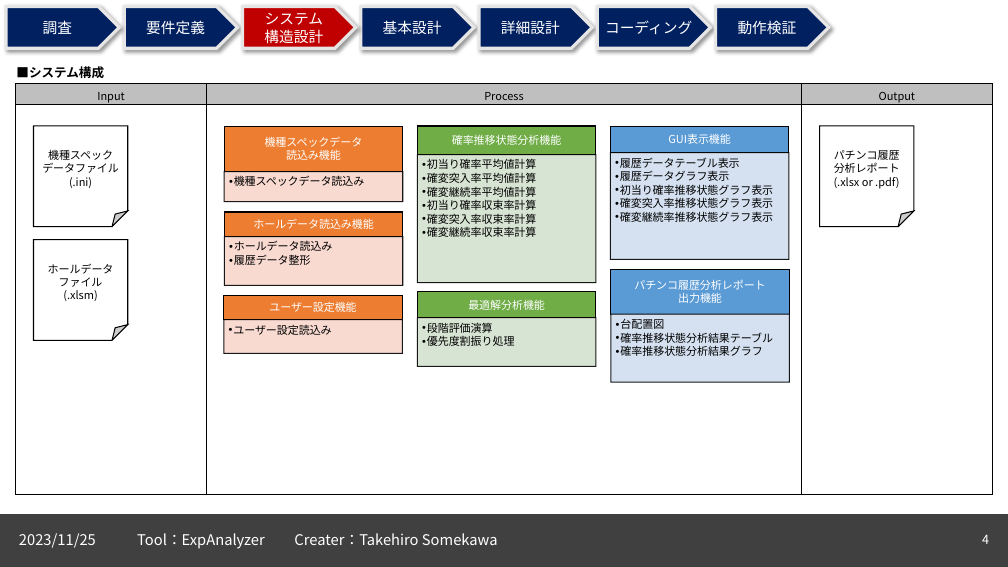
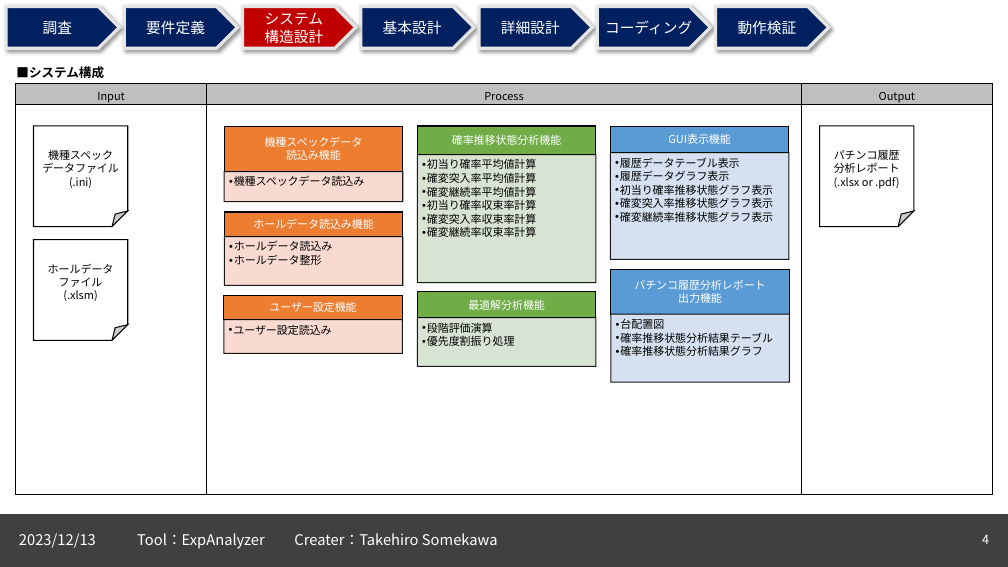
Before and after one commit to TakechiyoVodka/ExpAnalyzer, a slide deck: slide 4 of ExpAnalyzer/DataSheets/ExpAnalyzer_仕様書.pptx. Drawn at 1008x567 pixels with LibreOffice and Linux fonts; fonts in the diff are those of the drawing. Boxes give left, top, right and bottom in pixels: in the first picture for what was removed or moved away, otherwise in the second. Text is boxed around its words. In the diff, an @@ line names an element or a change of style, - is before the commit and + after.

Commit message:
[update] 仕様書更新
ホールデータ整形機能の詳細設計追加

```diff
--- a/ExpAnalyzer/DataSheets/ExpAnalyzer_仕様書.pptx
+++ b/ExpAnalyzer/DataSheets/ExpAnalyzer_仕様書.pptx
@@ text at [229, 255, 321, 265]: text changed @@
-  • 履歴データ整形
+  • ホールデータ整形
@@ text at [19, 533, 96, 548]: text changed @@
-2023/11/25
+2023/12/13
```
Also in this commit, not shown: 4 other slides changed, 1 slide added, 2 other files.
